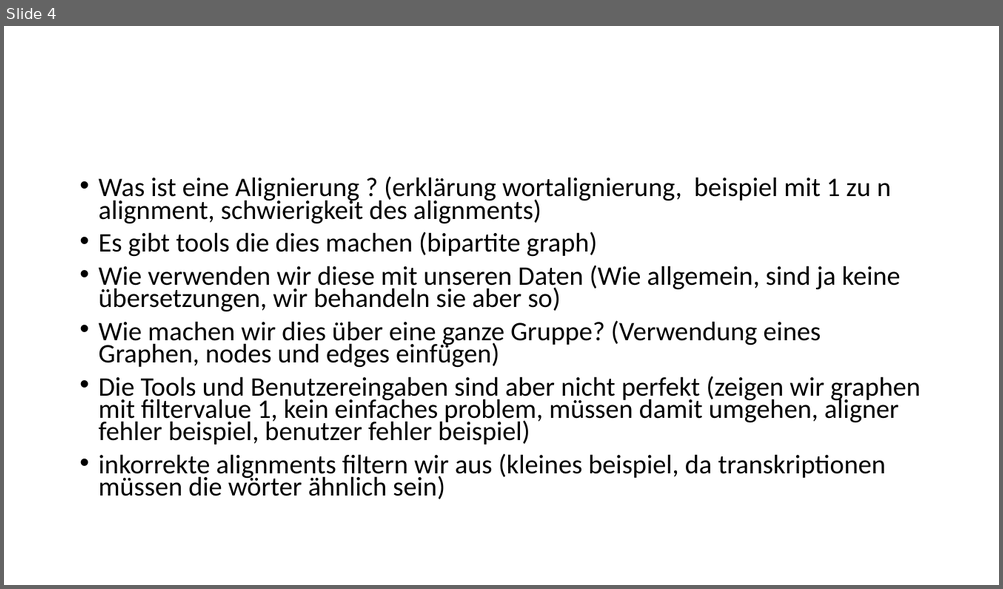
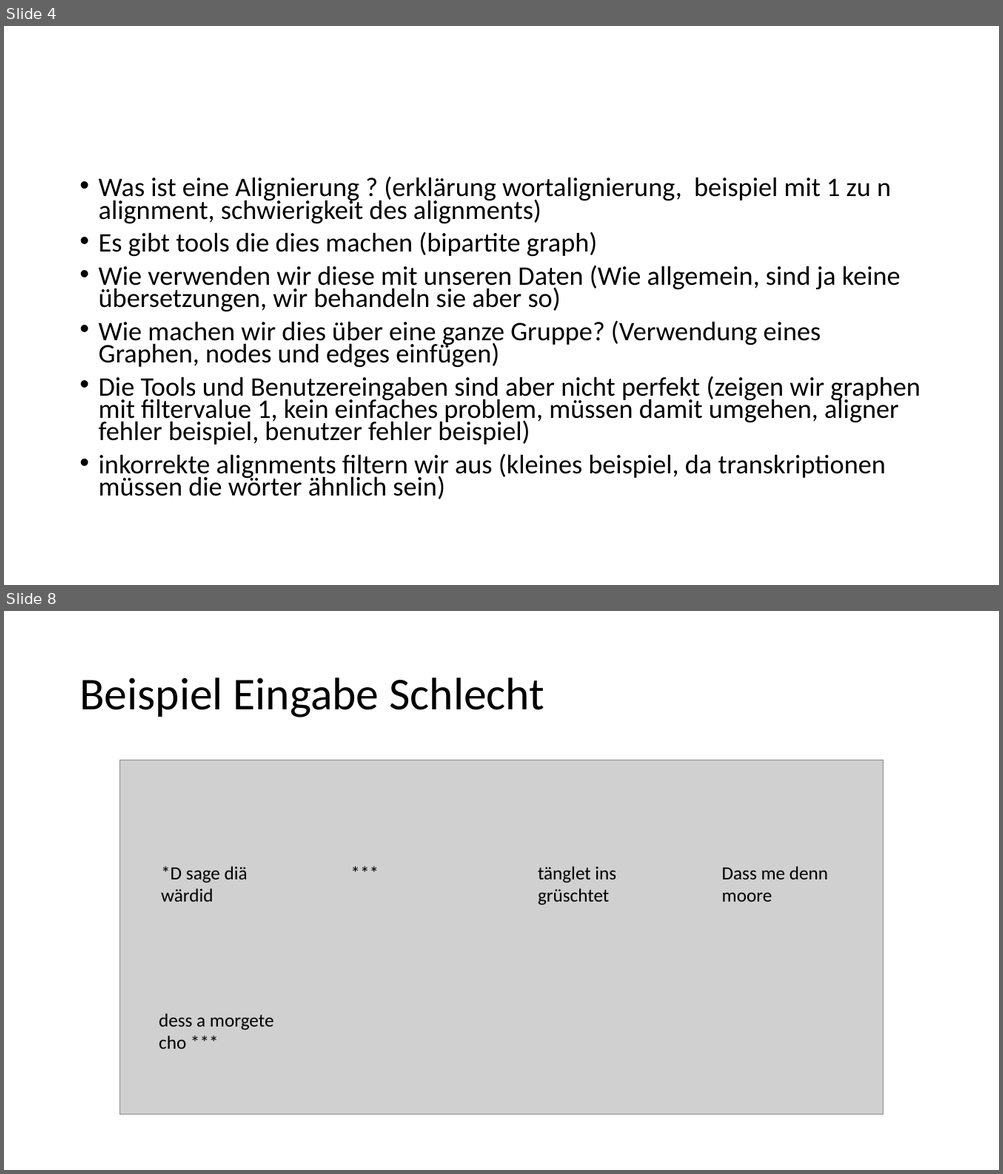
Before and after one commit to 837/ip5-nlp-ch, a slide deck: doc/IP5_Präsentation.pptx. Shown one above the other, each under a label of ours: slide 4 before the commit, slides 4 and 8 after it; the slides between them are not shown. The pictures are 1003x589 and 1003x1174 pixels, drawn with LibreOffice and Linux fonts; fonts in the diff are those of the drawing; grey boxes stand for pictures. Boxes give left, top, right and bottom in pixels: in the first picture for what was removed or moved away, otherwise in the second. Text is boxed around its words. In the diff, an @@ line names an element or a change of style, - is before the commit and + after.

```diff
--- a/doc/IP5_Präsentation.pptx
+++ b/doc/IP5_Präsentation.pptx
@@ slide 8 added at (4, 611, 999, 1170), background #FFFFFF @@
@@ title added at (79, 678, 544, 718), 44 pt, text #000000 @@
+Beispiel Eingabe Schlecht
@@ picture added at (119, 760, 884, 1116) @@
@@ text added at (161, 866, 247, 902), 18 pt, text #000000 @@
+*D sage diä wärdid
@@ text added at (344, 857, 472, 887), 18 pt, text #000000 @@
+***
@@ text added at (538, 866, 616, 906), 18 pt, text #000000 @@
+tänglet ins grüschtet
@@ text added at (722, 866, 828, 902), 18 pt, text #000000 @@
+Dass me denn moore
@@ text added at (159, 1014, 274, 1049), 18 pt, text #000000 @@
+dess a morgete cho ***
```
Also in this commit, not shown: 8 other slides added, 1 slide removed, 2 other files.
